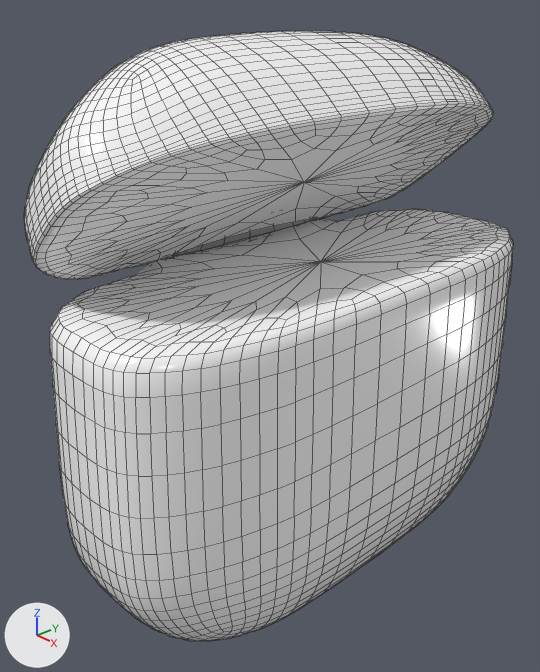
One commit to the Blender file airpods.blend: the scene before it, then after it.
Rendered twice from a 50 mm camera at (4.14, -4.33, 3.02) aimed at (-0.33, -0.21, 0.3). Arrows for +X, +Y and +Z are at lower left; the lights stay in place. Mesh edges are drawn as thin lines.

Names of what the first picture shows: 'Roundcube', 'Roundcube.001'.
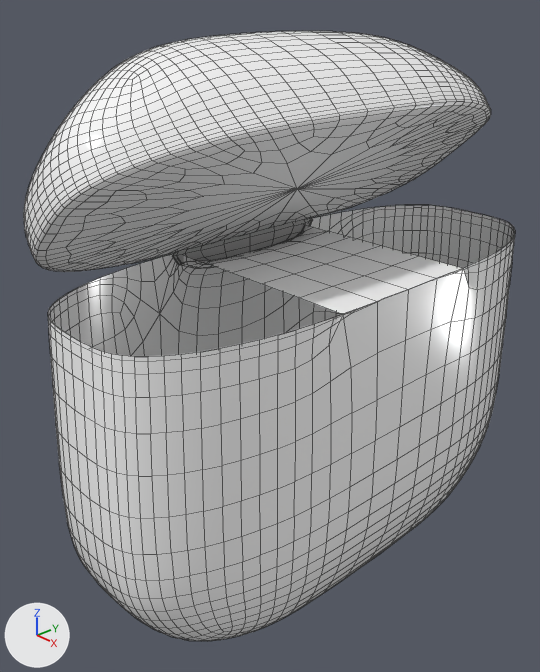
Edits to the scene script, one JSON object a line:
```json
{"block": "me_roundcube", "where": "me_roundcube.from_pydata(...)  # 123 vertices, 107 faces; spans x -1.0..1.0, y -1.0..1.0, z -1.0..0.54"}
{"block": "me_roundcube", "where": "# used by ob_roundcube; location = (0.0, 0.01, -0.05); scale = (1.0, 2.4, 2.02)"}
{"block": "me_roundcube", "where": "# verts and faces of me_roundcube; kept vertices keep their numbers, new ones are numbered from 123"}
{"block": "me_roundcube", "where": "# before: 15 (0.77, 0.77, 0.54), 16 (0.54, 0.91, 0.54), 17 (0.3, 0.96, 0.54), 18 (-0.3, 0.96, 0.54), 19 (-0.54, 0.91, 0.54)"}
{"block": "me_roundcube", "where": "# before: 37 (-0.77, 0.77, 0.54), 38 (-0.91, 0.54, 0.54), 41 (-0.91, -0.54, 0.54), 57 (-0.77, -0.77, 0.54), 58 (-0.54, -0.91, 0.54)"}
{"block": "me_roundcube", "where": "# before: 59 (-0.3, -0.96, 0.54), 60 (0.3, -0.96, 0.54), 61 (0.54, -0.91, 0.54), 77 (0.77, -0.77, 0.54), 78 (0.91, -0.54, 0.54)"}
{"block": "me_roundcube", "where": "# before: 79 (0.96, -0.3, 0.54), 80 (0.96, 0.3, 0.54), 81 (0.91, 0.54, 0.54), 98 (0.96, 0.3, 0.54), 103 (0.96, -0.3, 0.54)"}
{"block": "me_roundcube", "where": "# before: 119 (-0.82, -0.3, 0.53), 120 (-0.82, 0.3, 0.53), 122 (-0.81, -0.04, 0.54)"}
{"block": "me_roundcube", "change": "me_roundcube part 1"}
{"op": "add", "block": "me_roundcube", "code": "delete_vertices([122])  # with the faces that use them"}
{"op": "add", "block": "me_roundcube", "code": "faces += [(98, 120, 119, 103)]"}
{"block": "me_roundcube_001", "where": "# used by ob_roundcube_001; location = (-0.95, -0.1, 1.04); rotation_euler = (0.0, -0.718, 0.0), in degrees (0, -41, 0); scale = (1.0, 2.4, 2.64)"}
{"op": "remove", "block": "me_roundcube_001", "code": "me_roundcube_001.from_pydata(...)  # 119 vertices, 105 faces; spans x 0.0..1.91, y -0.91..1.0, z -0.05..0.45"}
{"op": "add", "block": "me_roundcube_001", "code": "me_roundcube_001.from_pydata(...)  # 120 vertices, 109 faces; spans x 0.0..1.91, y -0.91..1.0, z -0.02..0.45"}
{"block": "me_roundcube_001", "change": "me_roundcube_001 part 2"}
{"block": "me_roundcube_001", "change": "8 vertices are removed from x 0.0..0.51, y -0.26..0.58, z -0.02..0.06"}
{"block": "me_roundcube_001", "change": "11 faces are deleted"}
{"block": "me_roundcube_001", "change": "3 vertices in x 0.65..1.89, y -0.26..1.0, z -0.01..0.06 move by (0.02, -0.01, 0.01)"}
{"block": "me_roundcube_001", "change": "34 vertices move from x 0.0..1.91, y -0.91..1.0, z -0.05..0.06 to x 0.02..1.9, y -0.91..1.0, z -0.02..0.07"}
{"block": "me_roundcube_001", "change": "9 vertices are added at x 0.0..0.05, y -0.26..0.59, z -0.02..0.18"}
{"block": "me_roundcube_001", "change": "15 new faces join them"}
```

Location of each change, (x1, y1, x2, y2) in pixels of the pictures (540 x 672 px; the box of a moved part takes in the faces that stretch with it):
```json
{"object": "Roundcube", "change": "reshaped", "before": [50, 209, 513, 641], "after": [48, 205, 515, 641]}
{"object": "Roundcube.001", "change": "reshaped", "before": [24, 31, 493, 279], "after": [23, 31, 491, 272]}
{"part": 1, "of": "me_roundcube", "change": "moved or reshaped", "before": [103, 213, 481, 336], "after": [208, 231, 463, 314]}
{"part": 2, "of": "me_roundcube_001", "change": "moved or reshaped", "before": [24, 59, 493, 279], "after": [23, 58, 491, 272]}
{"object": "Cube", "change": "unchanged, uncovered by the edit", "before": [172, 219, 313, 257], "after": [172, 218, 313, 266]}
```
